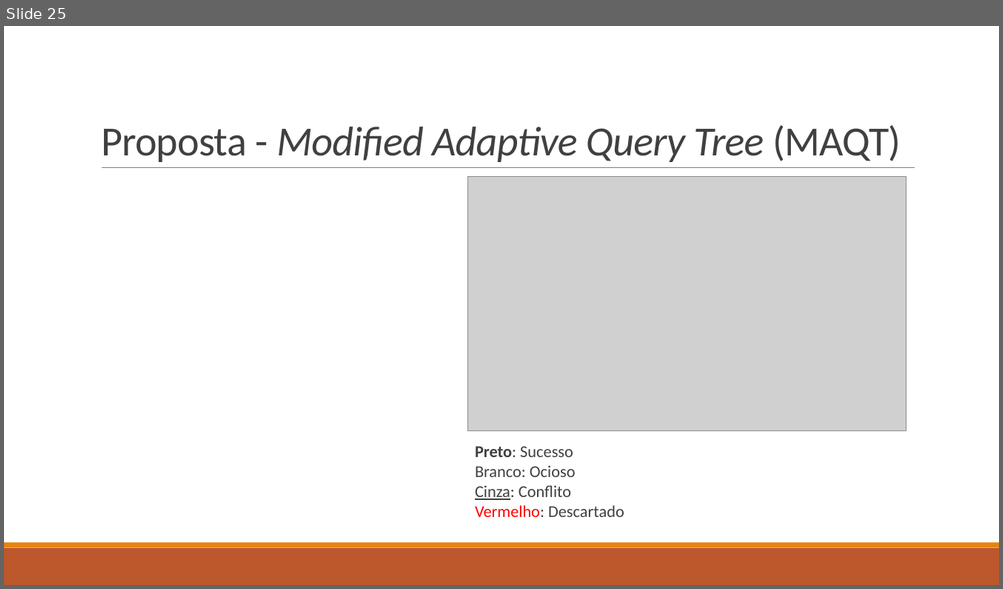
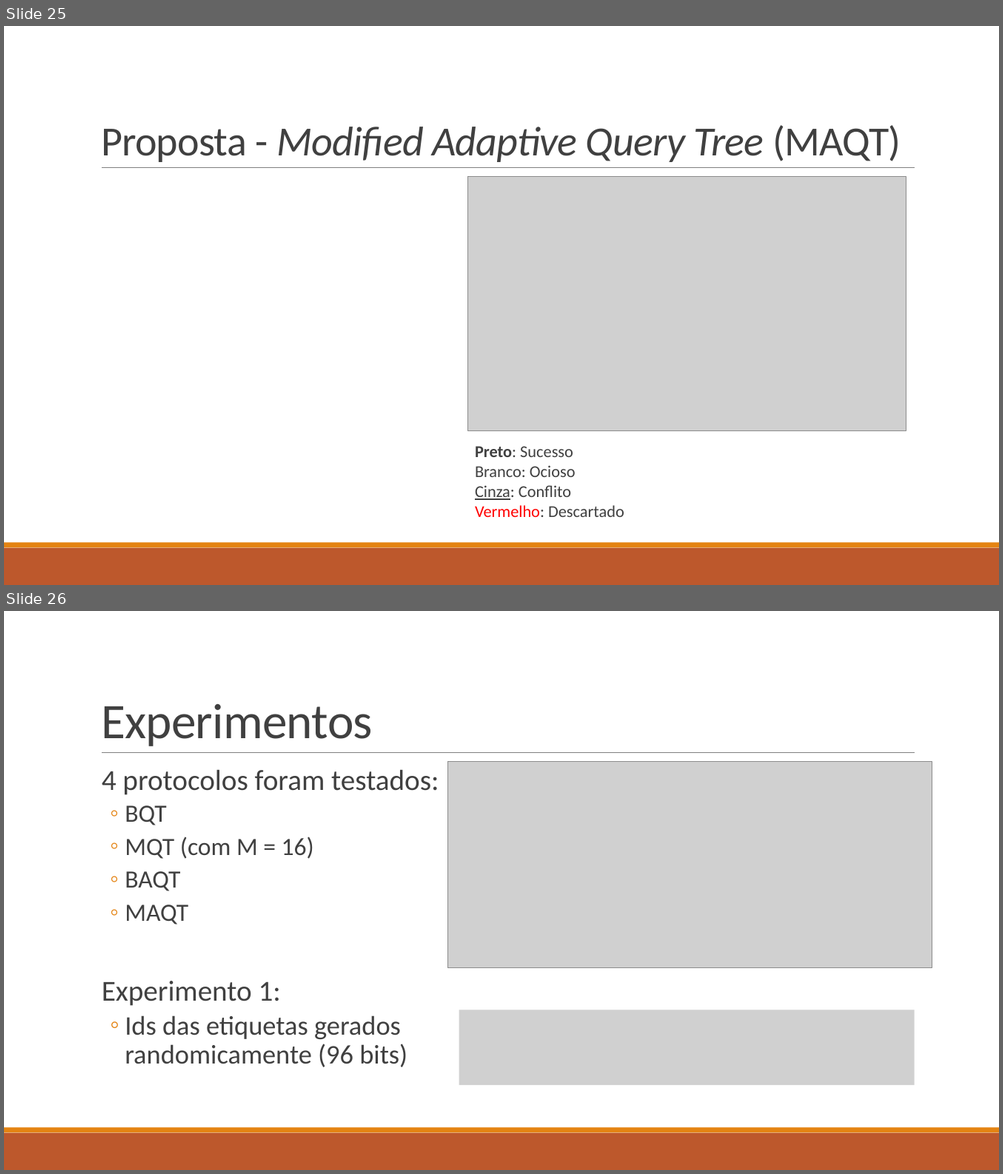
Before and after one commit to DMCabessa/Siscom, a slide deck: Presentation/A New Adaptive Query Tree on Resolving RFID.pptx. Shown one above the other, each under a label of ours: slide 25 before the commit, slides 25 and 26 after it. The pictures are 1003x589 and 1003x1174 pixels, drawn with LibreOffice and Linux fonts; fonts in the diff are those of the drawing; grey boxes stand for pictures. Boxes give left, top, right and bottom in pixels: in the first picture for what was removed or moved away, otherwise in the second. Text is boxed around its words. In the diff, an @@ line names an element or a change of style, - is before the commit and + after.

```diff
--- a/Presentation/A New Adaptive Query Tree on Resolving RFID.pptx
+++ b/Presentation/A New Adaptive Query Tree on Resolving RFID.pptx
@@ slide 26 added at box(4, 611, 999, 1170), background #FFFFFF; not listed: 3 template elements that a slide beside it also shows @@
@@ title added at box(101, 704, 373, 746), 48 pt, text #404040 @@
+Experimentos
@@ picture added at box(447, 762, 931, 968) @@
@@ text added at box(102, 769, 438, 1068), 26 pt, text #404040 @@
+  4 protocolos foram testados:
+  ◦ BQT
+  ◦ MQT (com M = 16)
+  ◦ BAQT
+  ◦ MAQT
+  Experimento 1:
+  ◦ Ids das etiquetas gerados randomicamente (96 bits)
@@ picture added at box(459, 1010, 914, 1085) @@
```
Also in this commit, not shown: 1 slide changed, 3 other slides added, 2 slides removed.
